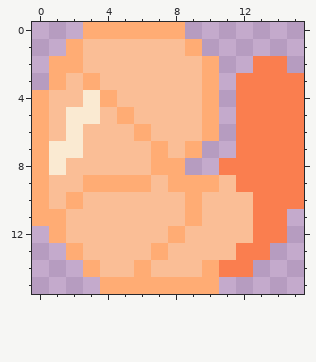
Two states of a pixel-art sprite, images/shrimp_bottom.png. This is how it looked before the edit.
The file is 16x16 pixels.
The same view after the edit:
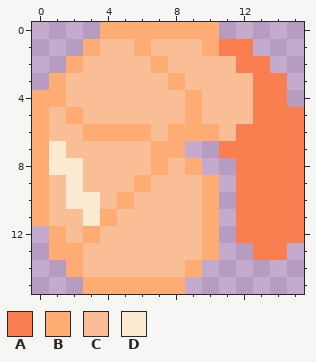
Palette (. is transparent): A #fa7e4f  B #ffac74  C #fabe96  D #faead2
Change:
There is now colour A in row 1 at x 11 to 12; in row 2 at x 12; in row 7 at x 11; in rows 11 to 12 at x 15; in row 13 at x 14.
The edit turns colour C into colour A in rows 10 to 12 at x 12.
There is now colour B in row 0 at x 9 to 10; in row 1 at x 10; in row 8 at x 9; in row 13 at x 1; in row 14 at x 2; in row 15 at x 3.
The edit turns colour C into colour B in row 1 at x 3 and 6; in row 2 at x 7; in row 3 at x 8; in row 4 at x 1 and 9; in row 5 at x 9; in row 6 at x 3 to 5 and 8 to 9.
The edit turns colour C into colour B in row 7 at x 8; in row 10 at x 5 and 10; in row 11 at x 4 and 10; in row 12 at x 3 and 10; in row 13 at x 10; in row 14 at x 9.
The edit turns colour D into colour B in row 5 at x 2.
There is now colour C in rows 2 to 6 at x 11.
The edit turns colour A into colour C in rows 3 to 5 at x 12.
The edit turns colour B into colour C in row 1 at x 9; in row 2 at x 10; in row 3 at x 3 and 10; in row 4 at x 4 and 10; in row 5 at x 5 and 10; in row 8 at x 8.
The edit turns colour B into colour C in row 9 at x 3 to 5 and 8 to 9; in row 10 at x 9; in row 11 at x 1 and 9; in row 12 at x 8; in row 13 at x 7; in row 14 at x 3 and 6.
The edit turns colour D into colour C in rows 4 to 5 at x 3; in rows 6 to 7 at x 2.
The edit turns colour B into colour D in row 10 at x 2.
The edit turns colour C into colour D in rows 8 to 9 at x 2; in rows 10 to 11 at x 3.
The edit erases colour A in row 2 at x 14; in rows 3 to 4 at x 15; in row 8 at x 11; in row 13 at x 12; in row 14 at x 11 to 12.
The edit erases colour B in row 0 at x 3; in row 1 at x 2; in row 2 at x 1; in row 7 at x 9; in row 14 at x 10; in row 15 at x 9 to 10.
The edit erases colour C in rows 9 to 13 at x 11.
Where, in picture pixels (left, top, right, bottom), the same in both pictures:
changed: (49, 22, 304, 294)
